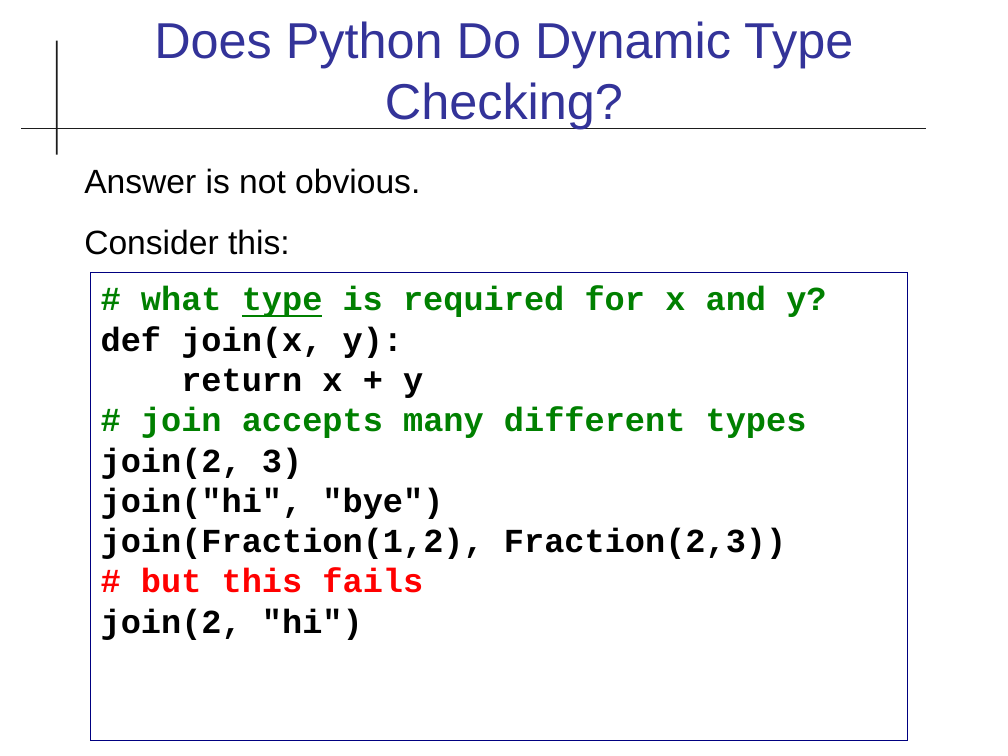
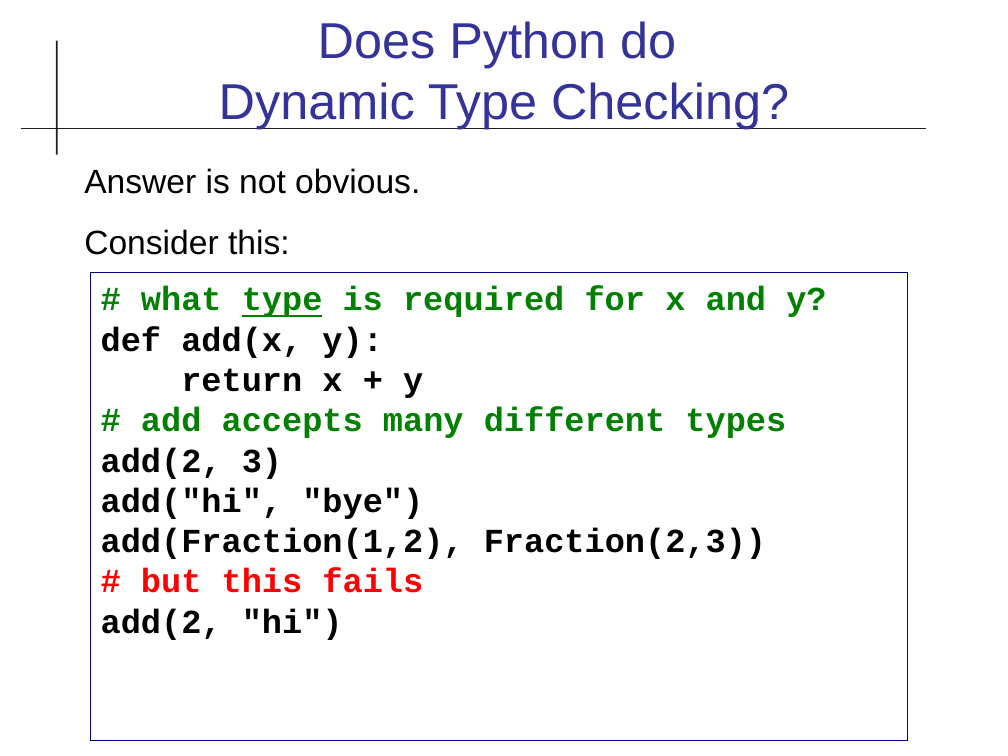
Before and after one commit to cpske/ISP, a slide deck: slide 8 of code-quality/Type-Checking.odp (slide 7 before the commit). Drawn at 1008x756 pixels with LibreOffice and Linux fonts; fonts in the diff are those of the drawing. Boxes give left, top, right and bottom in pixels: in the first picture for what was removed or moved away, otherwise in the second. Text is boxed around its words. In the diff, an @@ line names an element or a change of style, - is before the commit and + after.

Commit message:
revise type hints and type checking stuff

```diff
--- a/code-quality/Type-Checking.odp
+++ b/code-quality/Type-Checking.odp
@@ title at (219, 21, 789, 129): text changed @@
-Does Python Do Dynamic Type Checking?
+Does Python do
+Dynamic Type Checking?
@@ text in rectangle at (101, 326, 383, 358): text changed @@
-def join(x, y):
+def add(x, y):
@@ text in rectangle at (101, 407, 786, 559): text changed @@
-# join accepts many different types
-join(2, 3)
-join("hi", "bye")
-join(Fraction(1,2), Fraction(2,3))
+# add accepts many different types
+add(2, 3)
+add("hi", "bye")
+add(Fraction(1,2), Fraction(2,3))
@@ text in rectangle at (101, 608, 343, 640): text changed @@
-join(2, "hi")
+add(2, "hi")
```
Also in this commit, not shown: 17 other slides changed, 6 slides added, 11 other files.
